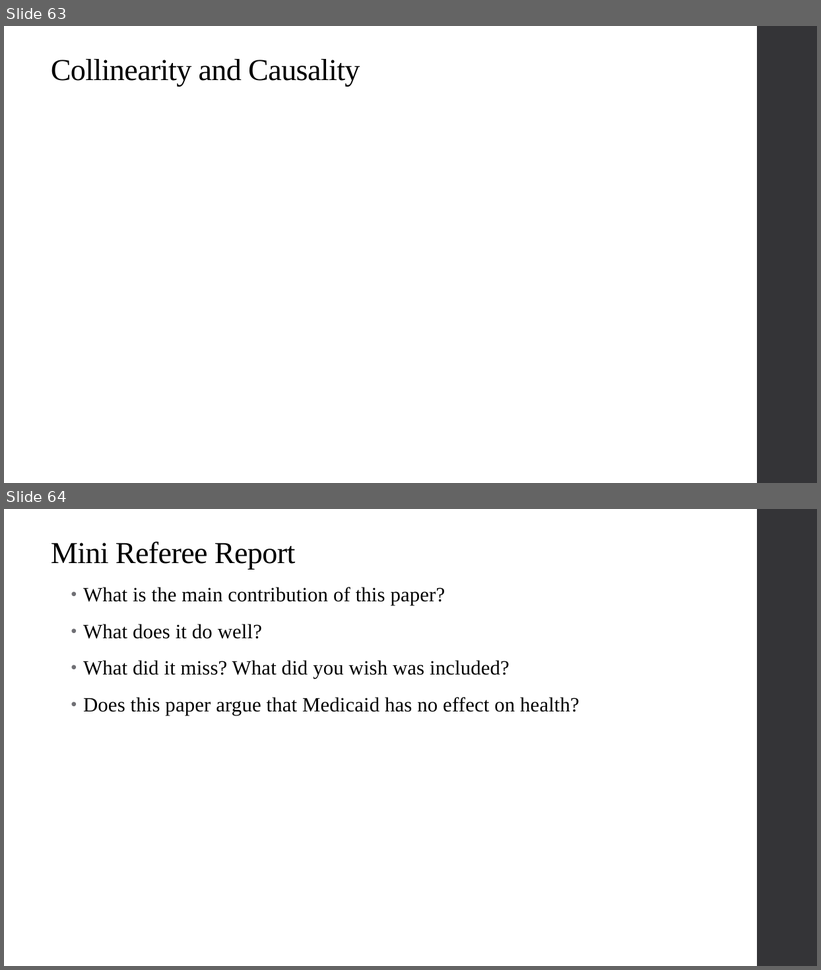
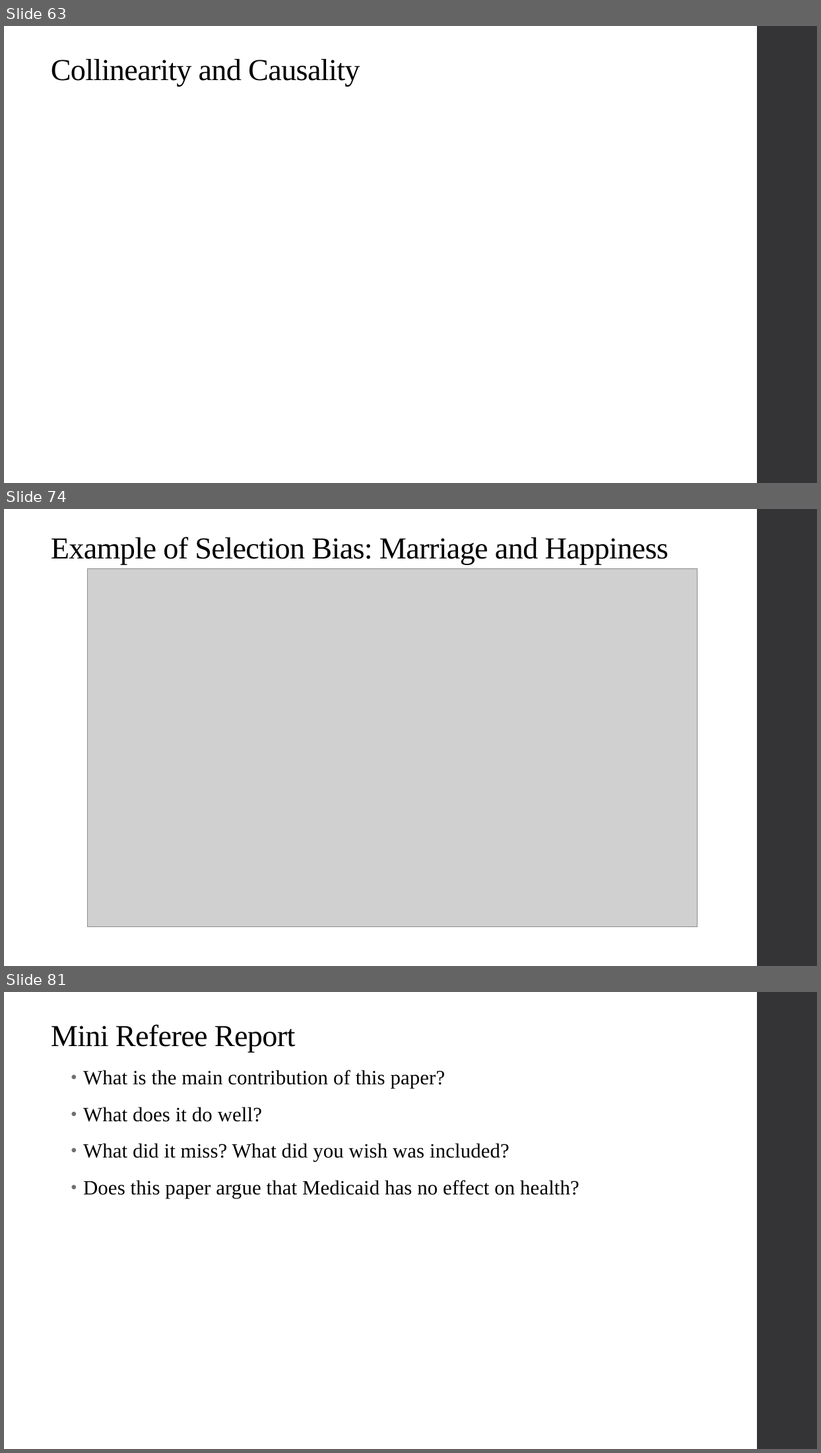
Before and after one commit to alex-hoagland/HAD5744, a slide deck: Lecture04_MultivariateOLS2/Lecture4_MultivariateOLS2.pptx. Shown one above the other, each under a label of ours: slides 63 and 64 before the commit, slides 63, 74 and 81 after it; the slides between them are not shown. The pictures are 821x970 and 821x1453 pixels, drawn with LibreOffice and Linux fonts; fonts in the diff are those of the drawing; grey boxes stand for pictures. Boxes give left, top, right and bottom in pixels: in the first picture for what was removed or moved away, otherwise in the second. Text is boxed around its words. In the diff, an @@ line names an element or a change of style, - is before the commit and + after.

```diff
--- a/Lecture04_MultivariateOLS2/Lecture4_MultivariateOLS2.pptx
+++ b/Lecture04_MultivariateOLS2/Lecture4_MultivariateOLS2.pptx
@@ slide 74 added at <box>4,509,817,966</box>, background #FFFFFF; not listed: 1 template element that a slide beside it also shows @@
@@ title added at <box>51,537,669,565</box>, 36 pt, text #000000 @@
+Example of Selection Bias: Marriage and Happiness
@@ picture added at <box>88,569,698,927</box> @@
@@ what was slide 64 is now slide 81 @@
```
Also in this commit, not shown: 6 slides changed, 16 other slides added, 3 other files.
